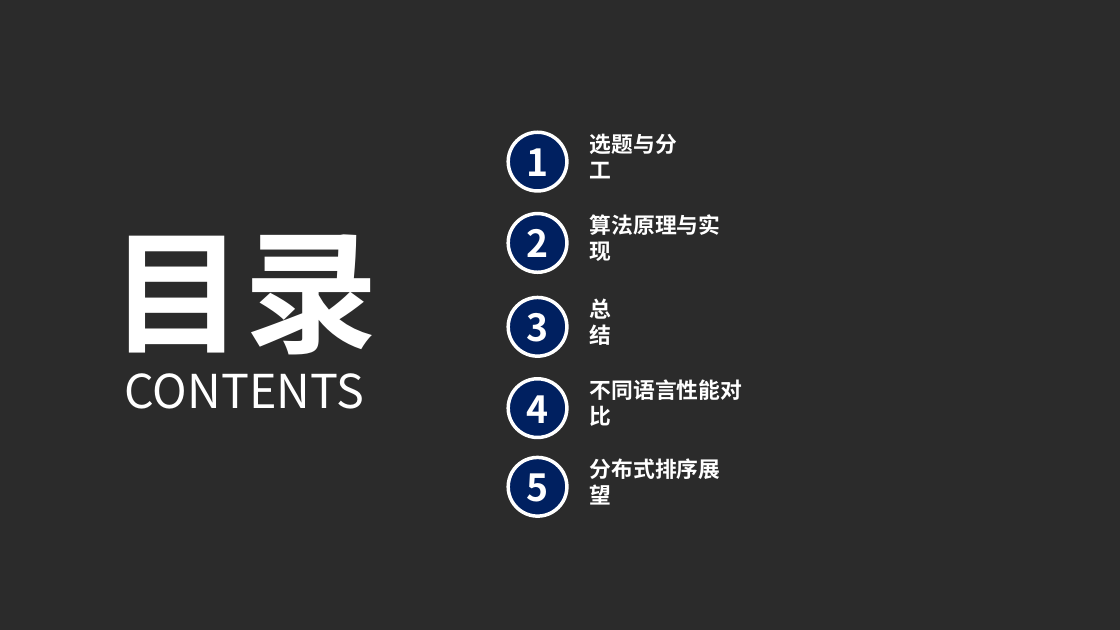
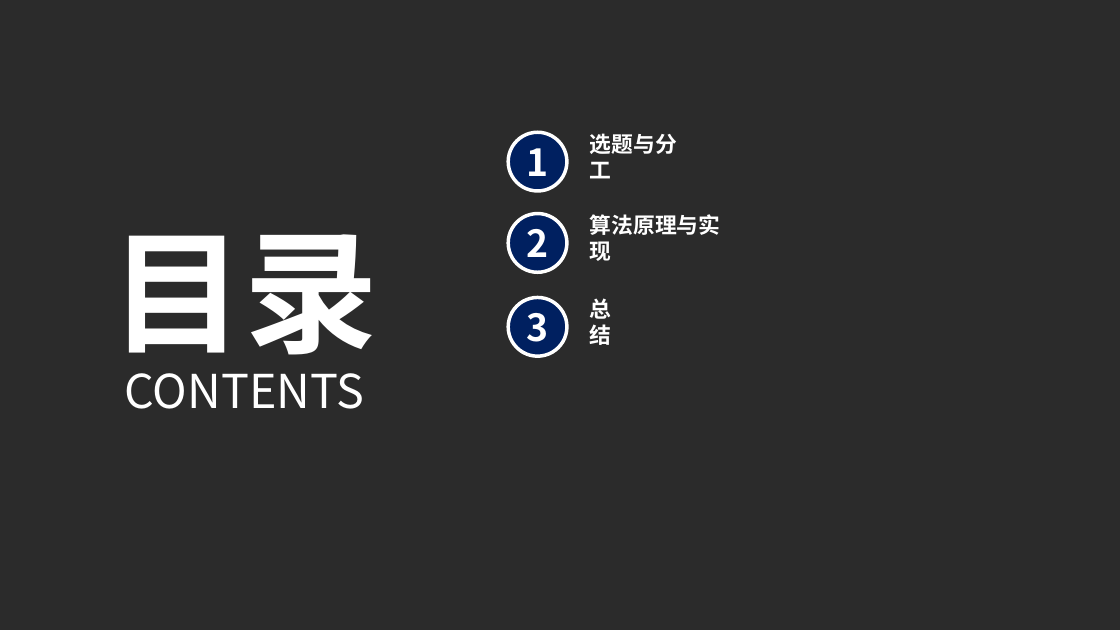
Before and after one commit to AisingioroHao0/BUAA_ProgrammingAndAlgorithms_TermProject, a slide deck: slide 2 of 答辩PPT/程序设计与算法大作业答辩.pptx. Drawn at 1120x630 pixels with LibreOffice and Linux fonts; fonts in the diff are those of the drawing; background and template pictures are left out; a plain dark background stands for a picture behind light text. Boxes give left, top, right and bottom in pixels: in the first picture for what was removed or moved away, otherwise in the second. Text is boxed around its words. In the diff, an @@ line names an element or a change of style, - is before the commit and + after.

Commit message:
[2022-11-11][U] readme更新

```diff
--- a/答辩PPT/程序设计与算法大作业答辩.pptx
+++ b/答辩PPT/程序设计与算法大作业答辩.pptx
@@ ellipse removed at [508,379,567,437] @@
-4
@@ text removed at [590,379,743,426] @@
-不同语言性能对比
@@ ellipse removed at [508,457,567,515] @@
-5
@@ text removed at [590,458,721,505] @@
-分布式排序展望
```
